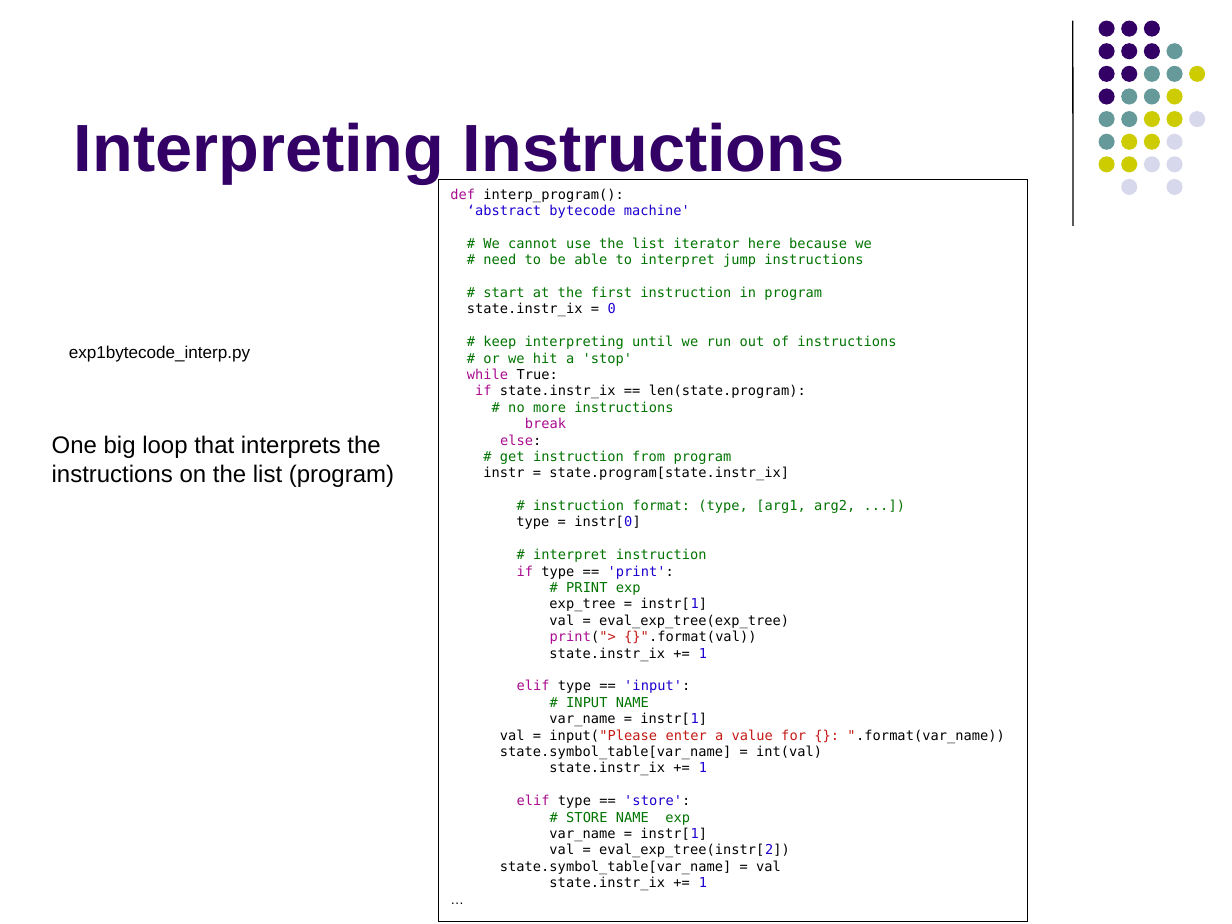
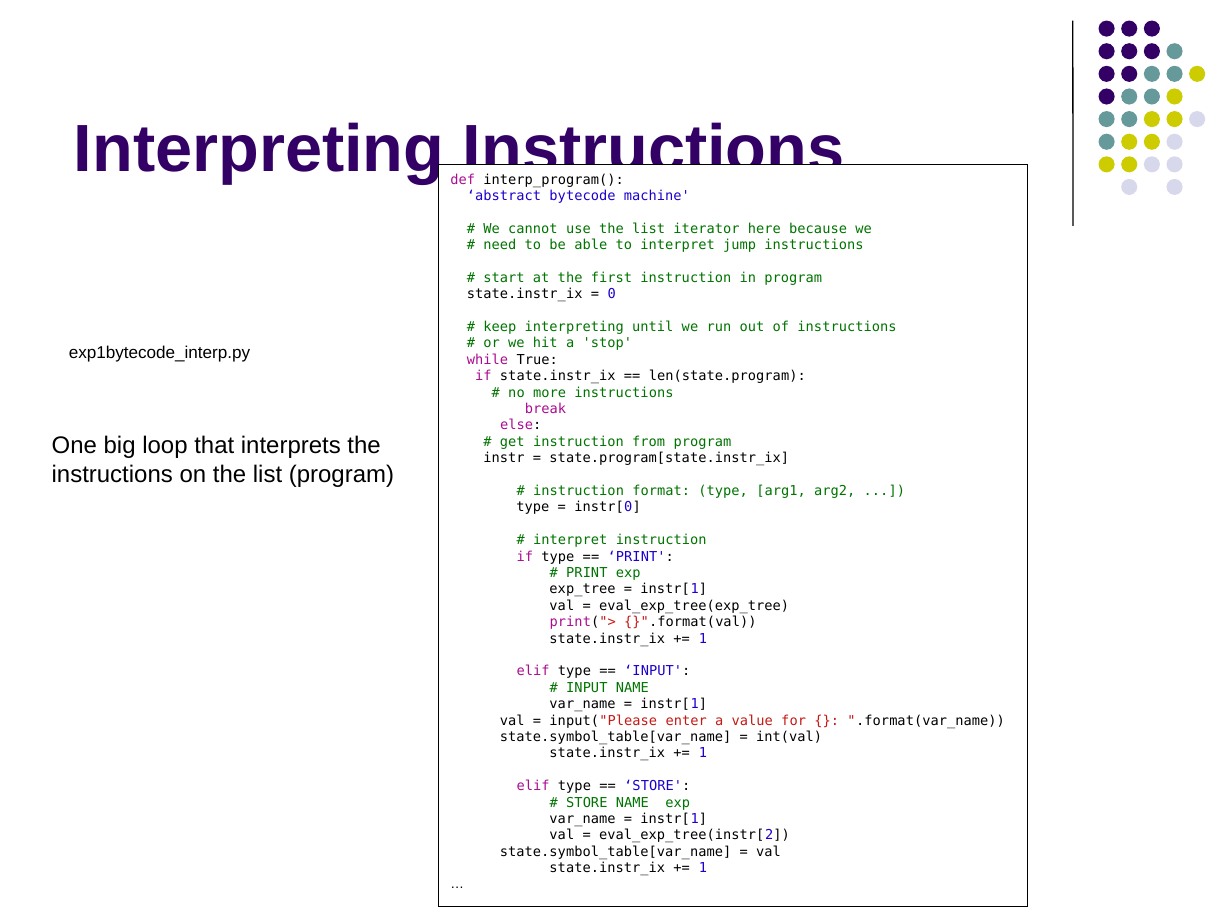
Before and after one commit to lutzhamel/CSC402, a slide deck: slide 58 of notes/csc402-ln005.pptx (slide 57 before the commit). Drawn at 1232x924 pixels with LibreOffice and Linux fonts; fonts in the diff are those of the drawing. Boxes give left, top, right and bottom in pixels: in the first picture for what was removed or moved away, otherwise in the second. Text is boxed around its words. In the diff, an @@ line names an element or a change of style, - is before the commit and + after.

```diff
--- a/notes/csc402-ln005.pptx
+++ b/notes/csc402-ln005.pptx
@@ rectangle "def interp_program():": place and size @@
-rectangle "def interp_program():" at [439,180,1027,922]
+rectangle "def interp_program():" at [439,164,1027,906]
@@ text in rectangle at [517,550,674,564]: text changed @@
-if type == 'print':
+if type == ‘PRINT':
@@ text in rectangle at [517,664,690,678]: text changed @@
-elif type == 'input':
+elif type == ‘INPUT':
@@ text in rectangle at [517,779,690,793]: text changed @@
-elif type == 'store':
+elif type == ‘STORE':
```
Also in this commit, not shown: 10 other slides changed, 10 slides added, 9 slides removed, 3 other files.
